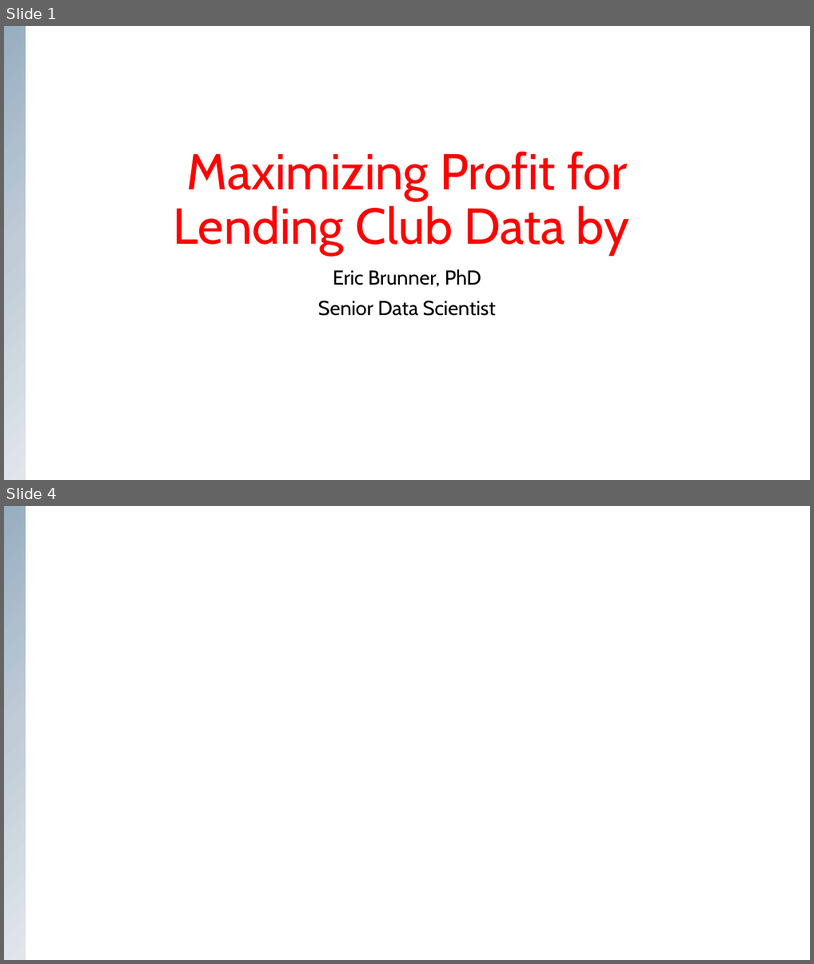
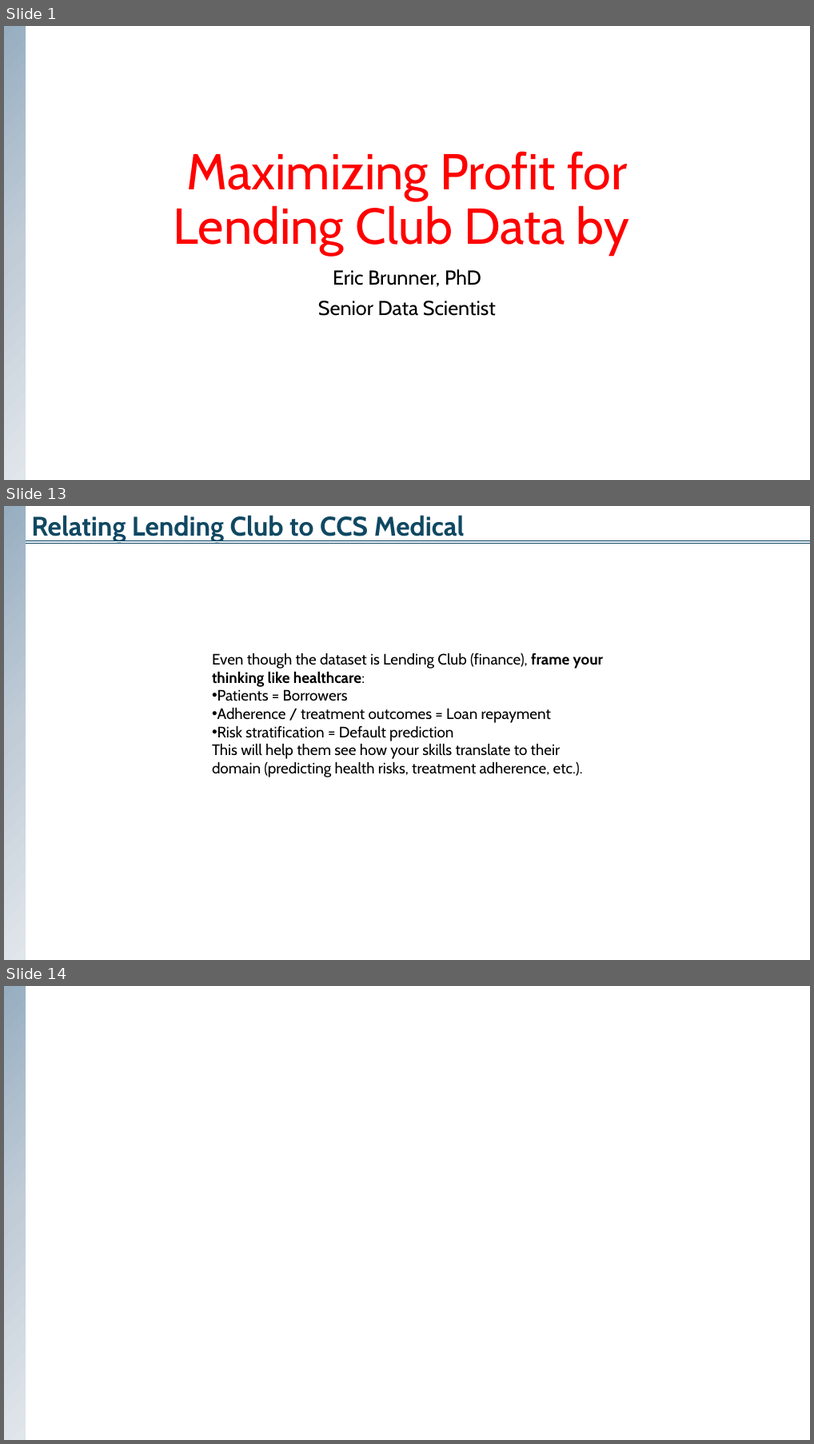
Before and after one commit to 37signals37/lending_club, a slide deck: Maximizing Profit for Lending Club.pptx. Shown one above the other, each under a label of ours: slides 1 and 4 before the commit, slides 1, 13 and 14 after it; the slides between them are not shown. The pictures are 814x964 and 814x1444 pixels, drawn with LibreOffice and Linux fonts; fonts in the diff are those of the drawing. Boxes give left, top, right and bottom in pixels: in the first picture for what was removed or moved away, otherwise in the second. Text is boxed around its words. In the diff, an @@ line names an element or a change of style, - is before the commit and + after.

```diff
--- a/Maximizing Profit for Lending Club.pptx
+++ b/Maximizing Profit for Lending Club.pptx
@@ slide 13 added at bbox=[4, 506, 810, 960], background #FFFFFF @@
@@ group added at bbox=[4, 506, 810, 960]: 3 lines, 1 text, 1 rectangle @@
+Relating Lending Club to CCS Medical
@@ text added at bbox=[212, 652, 603, 777], 18 pt, text #000000 @@
+Even though the dataset is Lending Club (finance), frame your thinking like healthcare:
+• Patients = Borrowers
+• Adherence / treatment outcomes = Loan repayment
+• Risk stratification = Default prediction
+  This will help them see how your skills translate to their domain (predicting health risks, treatment adherence, etc.).
@@ what was slide 4 is now slide 14 @@
```
Also in this commit, not shown: 1 slide changed, 11 other slides added, 1 slide removed, 5 other files.
